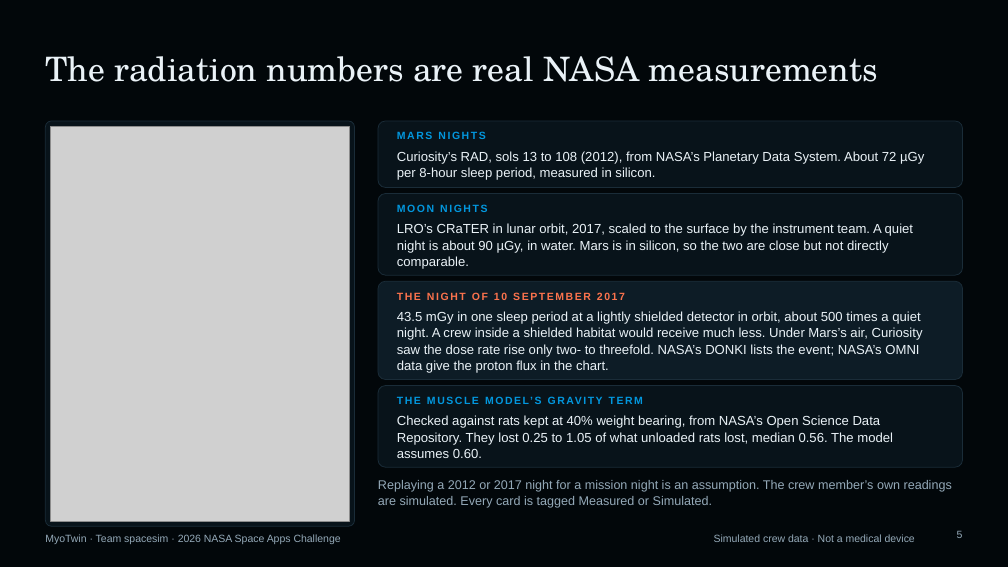
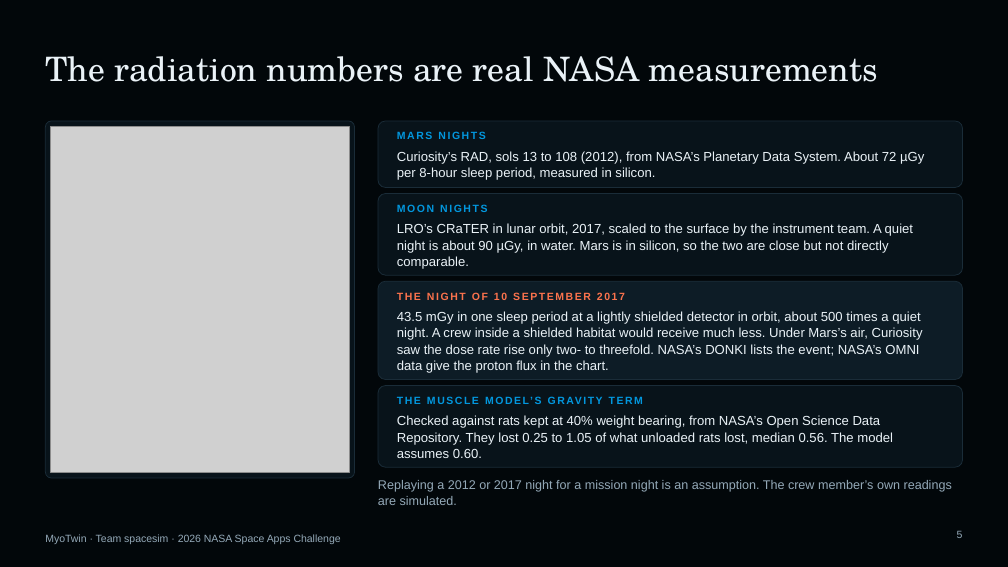
Before and after one commit to KAODB/myotwin, a slide deck: slide 5 of demo/slides/MyoTwin-demo.pptx. Drawn at 1008x567 pixels with LibreOffice and Linux fonts; fonts in the diff are those of the drawing; grey boxes stand for pictures. Boxes give left, top, right and bottom in pixels: in the first picture for what was removed or moved away, otherwise in the second. Text is boxed around its words. In the diff, an @@ line names an element or a change of style, - is before the commit and + after.

```diff
--- a/demo/slides/MyoTwin-demo.pptx
+++ b/demo/slides/MyoTwin-demo.pptx
@@ rounded rectangle: place and size @@
-rounded rectangle at <box>45,121,355,526</box>
+rounded rectangle at <box>45,121,355,478</box>
@@ picture: place and size @@
-picture at <box>51,126,349,521</box>
+picture at <box>51,126,349,473</box>
@@ text at <box>378,480,952,505</box>: text changed @@
-Replaying a 2012 or 2017 night for a mission night is an assumption. The crew member’s own readings are simulated. Every card is tagged Measured or Simulated.
+Replaying a 2012 or 2017 night for a mission night is an assumption. The crew member’s own readings are simulated.
@@ text removed at <box>714,534,915,542</box> @@
-Simulated crew data · Not a medical device
```
Also in this commit, not shown: 6 other slides changed, 11 other files.
